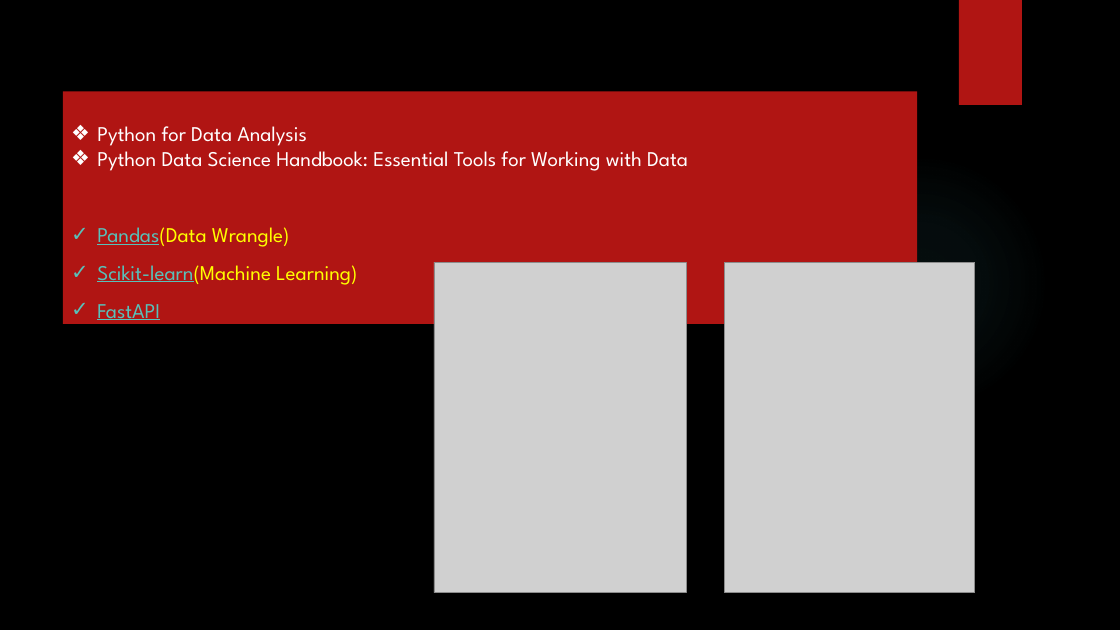
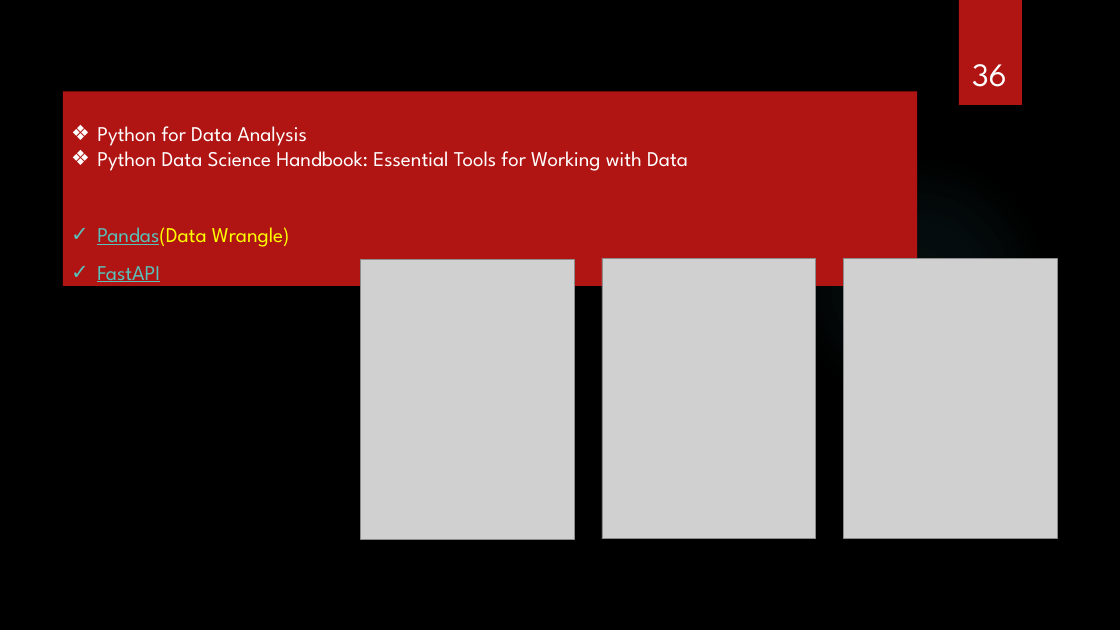
Before and after one commit to ancestor9/2026_Fall_AI-Literacy, a slide deck: slide 36 of AI Literacy.pptx (slide 17 before the commit). Drawn at 1120x630 pixels with LibreOffice and Linux fonts; fonts in the diff are those of the drawing; grey boxes stand for pictures; background and template pictures are left out. Boxes give left, top, right and bottom in pixels: in the first picture for what was removed or moved away, otherwise in the second. Text is boxed around its words. In the diff, an @@ line names an element or a change of style, - is before the commit and + after.

```diff
--- a/AI Literacy.pptx
+++ b/AI Literacy.pptx
@@ page number added at [972,64,1007,87], 28 pt, text #FFFFFF @@
+36
@@ rectangle "Python for Data Analysis": place and size @@
-rectangle "Python for Data Analysis" at [63,92,918,324]
+rectangle "Python for Data Analysis" at [63,92,918,287]
@@ text in rectangle at [97,265,357,285]: paragraph removed @@
-✓ Scikit-learn(Machine Learning)
@@ picture added at [360,259,574,539] @@
@@ picture: place and size @@
-picture at [434,262,686,593]
+picture at [602,258,816,539]
@@ picture removed at [724,262,975,593] @@
@@ picture added at [844,258,1057,539] @@
```
Also in this commit, not shown: 3 other slides changed, 5 slides added.
